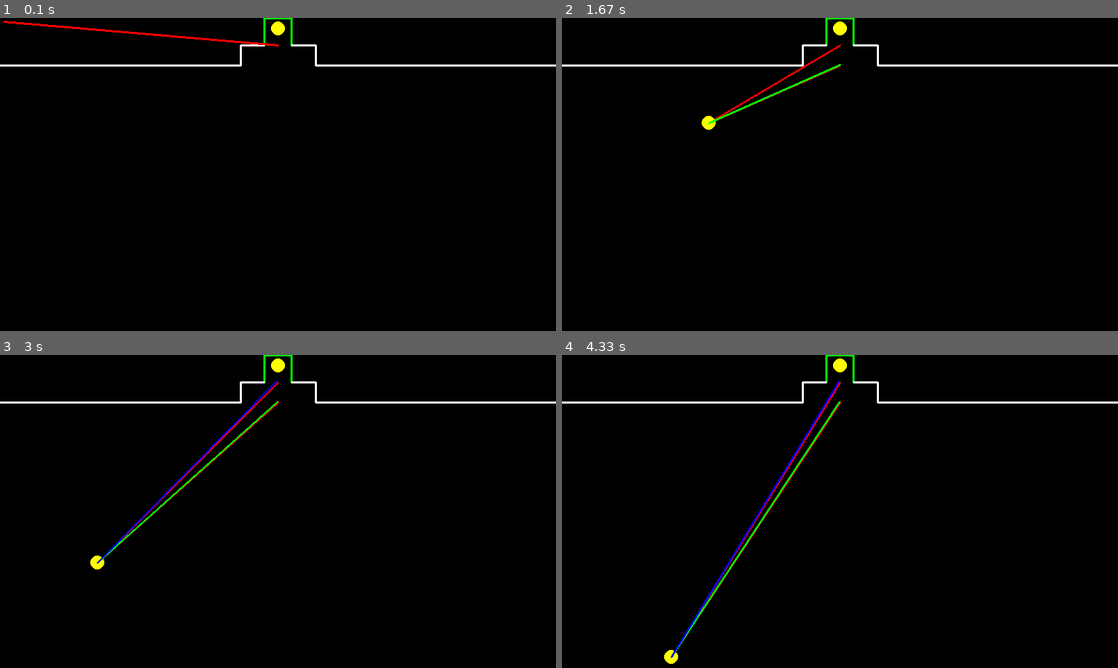
Above: before the commit, frames 1-4 (two rows, left to right).
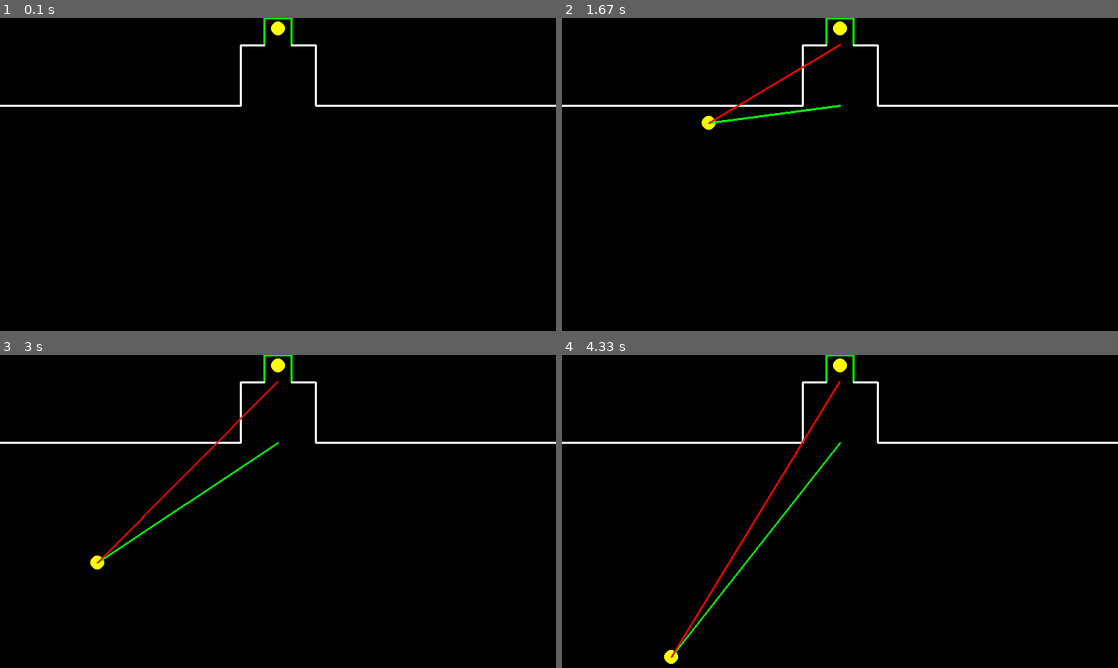
Above: after the commit, the same moments.

Repository: mattstewie068/Path-Spline-Generator
Game: pygame game, started from goal_angle_compensation_visualizer.py
Same seed, same stepped clock (60 frames per second), same inputs: the game is played once before the commit and once after it.
Inputs (mouse positions are in pixels of both pictures, inside the frame that each line leads up to):
- Up to frame 1 (0.1 s): no input
- Up to frame 2 (1.67 s): click (840, 215) at 0.38 s; click (667, 140) at 0.72 s; click (1045, 312) at 1.05 s; click (706, 121) at 1.38 s
- Up to frame 3 (3 s): click (278, 570) at 1.72 s; click (200, 458) at 2.05 s; click (472, 617) at 2.38 s; click (100, 561) at 2.72 s
- Up to frame 4 (4.33 s): click (678, 461) at 3.05 s; click (706, 589) at 3.38 s; click (1040, 608) at 3.72 s; click (673, 655) at 4.05 s

The runs differ from the first frame. In frame 1, 1.6% of the frame differs, in the area x 0-100%, y 0-29%; in frame 2, 1.6%; in frame 3, 2.0%; in frame 4, 2.3%, in the area x 0-100%, y 8-97%.

Commit message:
working code

Diff:
--- a/goal_angle_compensation_visualizer.py
+++ b/goal_angle_compensation_visualizer.py
@@ -6,18 +6,20 @@
 
 pygame.init()
 
+# setup screen dimentions
 SCREENWIDTH = 800
 SCREENHEIGHT = 500
 WINDOWSIZE = [SCREENWIDTH, SCREENHEIGHT]
 
-zoom_factor = 3
+zoom_factor = 3  # scaling to make inch counts in pixels more visable
 
-TOP_TO_GOAL = 39
+TOP_TO_GOAL = 39  # distance from screen top to back of inner goal
 OUTER_GOAL_WIDTH = 36 * zoom_factor
 INNER_GOAL_WIDTH = 13 * zoom_factor
-GOAL_DEPTH = 29
-BALL_SIZE = 7 * zoom_factor
+GOAL_DEPTH = 29 * zoom_factor
+BALL_SIZE = 7 * zoom_factor  # diameter of ball
 
+# calculating centerpoint for inner and outer goal
 OUTER_GOAL_CENTER = [(SCREENWIDTH / 2), (TOP_TO_GOAL + GOAL_DEPTH)]
 INNER_GOAL_CENTER = [(SCREENWIDTH / 2), TOP_TO_GOAL]
 
@@ -25,43 +27,50 @@
 inner_start_pos = int((SCREENWIDTH / 2) - (0.5 * INNER_GOAL_WIDTH))
 inner_end_pos = int(inner_start_pos + INNER_GOAL_WIDTH)
 
+# setting up outer goal size
 outer_start_pos = int((SCREENWIDTH / 2) - ((OUTER_GOAL_WIDTH / 2)))
 outer_end_pos = int(outer_start_pos + OUTER_GOAL_WIDTH)
 
 
 def Draw_Goals():
     """draws frc goal in top middle of field"""
-    pygame.draw.line(screen, CL.GREEN, (inner_start_pos, 0), (inner_end_pos, 0), 3)  # draw inner goal
-    pygame.draw.line(screen, CL.GREEN, (inner_start_pos, 0), (inner_start_pos, TOP_TO_GOAL), 3)  # draw inner goal
-    pygame.draw.line(screen, CL.GREEN, (inner_end_pos, 0), (inner_end_pos, TOP_TO_GOAL), 3)  # draw inner goal
 
-    pygame.draw.line(screen, CL.WHITE, (outer_start_pos, TOP_TO_GOAL),
-                     (inner_start_pos, TOP_TO_GOAL), 3)  # draw backboard
-    pygame.draw.line(screen, CL.WHITE, (inner_end_pos, TOP_TO_GOAL), (outer_end_pos, TOP_TO_GOAL), 3)  # draw backboard
+    # draw inner goal
+    pygame.draw.line(screen, CL.GREEN, (inner_start_pos, 0), (inner_end_pos, 0), 3)
+    pygame.draw.line(screen, CL.GREEN, (inner_start_pos, 0), (inner_start_pos, TOP_TO_GOAL), 3)
+    pygame.draw.line(screen, CL.GREEN, (inner_end_pos, 0), (inner_end_pos, TOP_TO_GOAL), 3)
 
+    # draw backboard
+    pygame.draw.line(screen, CL.WHITE, (outer_start_pos, TOP_TO_GOAL), (inner_start_pos, TOP_TO_GOAL), 3)
+    pygame.draw.line(screen, CL.WHITE, (inner_end_pos, TOP_TO_GOAL), (outer_end_pos, TOP_TO_GOAL), 3)
+
+    # draw depth
     pygame.draw.line(
-        screen, CL.WHITE, (outer_start_pos, TOP_TO_GOAL),
-        (outer_start_pos, TOP_TO_GOAL + (GOAL_DEPTH)),
-        3)  # draw depth
+        screen, CL.WHITE, (outer_start_pos, TOP_TO_GOAL), (outer_start_pos, TOP_TO_GOAL + (GOAL_DEPTH)), 3)
     pygame.draw.line(
-        screen, CL.WHITE, (outer_end_pos, TOP_TO_GOAL),
-        (outer_end_pos, TOP_TO_GOAL + (GOAL_DEPTH)),
-        3)  # draw depth
+        screen, CL.WHITE, (outer_end_pos, TOP_TO_GOAL), (outer_end_pos, TOP_TO_GOAL + (GOAL_DEPTH)), 3)
 
+    # draw field wall
     pygame.draw.line(
-        screen, CL.WHITE, (0, TOP_TO_GOAL + GOAL_DEPTH),
-        (outer_start_pos, TOP_TO_GOAL + GOAL_DEPTH),
-        3)  # draw field wall
-    pygame.draw.line(screen, CL.WHITE, (outer_end_pos, TOP_TO_GOAL + GOAL_DEPTH),
-                     (SCREENWIDTH, TOP_TO_GOAL + GOAL_DEPTH), 3)  # draw field wall
+        screen, CL.WHITE, (0, TOP_TO_GOAL + GOAL_DEPTH), (outer_start_pos, TOP_TO_GOAL + GOAL_DEPTH), 3)
+    pygame.draw.line(
+        screen, CL.WHITE, (outer_end_pos, TOP_TO_GOAL + GOAL_DEPTH), (SCREENWIDTH, TOP_TO_GOAL + GOAL_DEPTH), 3)
+
+    # draw ball in inner goal
+    pygame.draw.circle(screen, CL.YELLOW, (int(SCREENWIDTH / 2), 15), int((BALL_SIZE) / 2))
 
 
-def Triangle_solver(a, b, angle_c):
-    angle_c_rad = cc.degree_to_rad(angle_c)
-    c = math.sqrt(b**2 + a**2 - (2 * b * a * math.cos(angle_c_rad)))
-    angle_a_rad = math.acos((c**2 + b**2 - a**2) / (2 * c * b))
-    angle_a = cc.rad_to_degree(angle_a_rad)
-    return angle_a
+def Triangle_solver_side_c(a, b, angle_C):
+    angle_C_rad = cc.degree_to_rad(angle_C)
+    c = math.sqrt(b**2 + a**2 - (2 * b * a * math.cos(angle_C_rad)))
+    return c
+
+
+def Triangle_solver_angle_A(a, b, angle_C):
+    c = Triangle_solver_side_c(a, b, angle_C)
+    angle_A_rad = math.acos((c**2 + b**2 - a**2) / (2 * c * b))
+    angle_A = cc.rad_to_degree(angle_A_rad)
+    return angle_A
 
 
 clock = pygame.time.Clock()
@@ -73,7 +82,9 @@
 
 while RUN:  # run until quit
     for event in pygame.event.get():  # loop through all events sinse last loop
-        if event.type == pygame.QUIT:
+
+        # conditions to quit running game
+        if event.type == pygame.QUIT:  # press the close button
             RUN = False
         if pygame.key.get_pressed()[pygame.K_ESCAPE]:
             RUN = False
@@ -81,41 +92,83 @@
     mousepos = pygame.mouse.get_pos()
     screen.fill(CL.BLACK)
     Draw_Goals()
-    pygame.draw.circle(screen, CL.YELLOW, (int(SCREENWIDTH / 2), 15), int((BALL_SIZE) / 2))
 
-    theta = (My_Functions.cursor_angle_to_point(OUTER_GOAL_CENTER) + 180) % 360
+    # given inputs
+    beta = (My_Functions.cursor_angle_to_point(OUTER_GOAL_CENTER)) % 360  # angle of cursor to outer goal
+    distance_to_outer = My_Functions.distance(mousepos, OUTER_GOAL_CENTER)  # distance from cursor to outer goal
 
-    # for debugging only
-    innertheta = (My_Functions.angle_between_points(mousepos, INNER_GOAL_CENTER)) % 360
-    angle_to_inner_difference = theta - innertheta
-    # print(angle_to_inner_difference)
+    Point_B = [0, 0]
+    alpha = 0
 
-    distance = My_Functions.distance(mousepos, OUTER_GOAL_CENTER)
-    # print(distance)
+    # depending on mouse angle beta calculate triangle
+    if beta >= 0 and beta < 90:  # calculate point to draw to when mouse is on right side of screen
+        theta = beta
+        angle_c = theta + 90
+        angle_a = Triangle_solver_angle_A(GOAL_DEPTH, distance_to_outer, angle_c)
+        side_c = Triangle_solver_side_c(GOAL_DEPTH, distance_to_outer, angle_c)
 
-    distance_to_inner = My_Functions.distance(mousepos, INNER_GOAL_CENTER)
-    # print(My_Functions.cursor_angle_to_point(OUTER_GOAL_CENTER))
+        alpha = angle_a + beta
+        x = side_c * math.cos(cc.degree_to_rad(alpha))
+        y = side_c * math.sin(cc.degree_to_rad(alpha))
 
-    pygame.draw.line(screen, CL.RED, mousepos, INNER_GOAL_CENTER, 3)
+        Point_B = [mousepos[0] - x, mousepos[1] - y]
 
-    if theta >= 180 and theta <= 360:
-        # draw line from mouse to outer goal center
-        pygame.draw.line(screen, CL.RED, mousepos, OUTER_GOAL_CENTER, 3)
+    elif beta == 90:  # calculate point to draw to when mouse is directly infront of goal
+        side_c = GOAL_DEPTH + distance_to_outer
+        Point_B = [mousepos[0], mousepos[1] - side_c]
+
+    elif beta > 90 and beta <= 180:  # calculate point to draw to when mouse is on left side of screen
+        theta = 180 - beta
+        angle_c = theta + 90
+        angle_a = Triangle_solver_angle_A(GOAL_DEPTH, distance_to_outer, angle_c)
+        side_c = Triangle_solver_side_c(GOAL_DEPTH, distance_to_outer, angle_c)
+
+        alpha = angle_a + theta
+        x = side_c * math.cos(cc.degree_to_rad(alpha))
+        y = side_c * math.sin(cc.degree_to_rad(alpha))
+
+        Point_B = [mousepos[0] + x, mousepos[1] - y]
+
+    OUTER_GOAL_CENTER = My_Functions.list_to_ints(OUTER_GOAL_CENTER)
+    Point_B = My_Functions.list_to_ints(Point_B)
+
+    # draw lines
+    if beta >= 0 and beta <= 180:  # if cursor is below field wall draw stuff
         pygame.draw.circle(screen, CL.YELLOW, mousepos, int((BALL_SIZE) / 2))
 
-    if theta >= 192 and theta <= 348:
-        pygame.draw.line(screen, CL.GREEN, mousepos, (cc.convert_p_to_c(mousepos, distance, theta)), 3)
-        # draw line from mouse at angle and distance
+        if alpha > 0 and alpha <= 30:  # draw red no shot available lines
+            print("0-10 alpha")
+            pygame.draw.line(screen, CL.RED, mousepos, Point_B, 3)
+            pygame.draw.line(screen, CL.RED, mousepos, OUTER_GOAL_CENTER, 3)
 
-    if theta >= 220 and theta <= 270:
-        new_angle = Triangle_solver(GOAL_DEPTH, distance, theta + 90)
-        pygame.draw.line(screen, CL.BLUE, mousepos, (cc.convert_p_to_c(
-            mousepos, distance_to_inner, new_angle + theta)), 3)
+        elif alpha > 30 and alpha < 90:  # draw shots for right side of screen
+            print("10-90 alpha")
+            if alpha > 30 and alpha <= 60:  # draw green outer goal line and red line for inner goal
+                pygame.draw.line(screen, CL.GREEN, mousepos, OUTER_GOAL_CENTER, 3)
+                pygame.draw.line(screen, CL.RED, mousepos, Point_B, 3)
+            elif alpha > 60 and alpha <= 90:  # draw blue inner goal line and green outer goal line
+                pygame.draw.line(screen, CL.GREEN, mousepos, OUTER_GOAL_CENTER, 3)
+                pygame.draw.line(screen, CL.BLUE, mousepos, Point_B, 3)
 
-    if theta >= 270 and theta <= 325:
-        new_angle = -Triangle_solver(GOAL_DEPTH, distance, theta + 90)
-        pygame.draw.line(screen, CL.BLUE, mousepos, (cc.convert_p_to_c(
-            mousepos, distance_to_inner, new_angle + theta)), 3)
+        elif alpha == 0:  # draw blue inner goal line only
+            print("0 alpha")
+            pygame.draw.line(screen, CL.BLUE, mousepos, Point_B, 3)
+
+        elif alpha > 90 and alpha < 170:  # draw shots for left side of screen
+            print("90-170")
+            if alpha > 90 and alpha <= 160:  # draw blue inner goal line and green outer goal line
+                pygame.draw.line(screen, CL.GREEN, mousepos, OUTER_GOAL_CENTER, 3)
+                pygame.draw.line(screen, CL.BLUE, mousepos, Point_B, 3)
+            elif alpha > 160 and alpha <= 170:  # draw green outer goal line and red line for inner goal
+                pygame.draw.line(screen, CL.GREEN, mousepos, OUTER_GOAL_CENTER, 3)
+                pygame.draw.line(screen, CL.RED, mousepos, Point_B, 3)
+
+        elif alpha >= 170 and alpha <= 180:  # draw red no shot available lines
+            print("170-180")
+            pygame.draw.line(screen, CL.RED, mousepos, INNER_GOAL_CENTER, 3)
+            pygame.draw.line(screen, CL.RED, mousepos, OUTER_GOAL_CENTER, 3)
+    elif beta > 180 and beta < 360:
+        print("180-360 (Get Back on the Field!)")
 
     pygame.display.flip()
 
